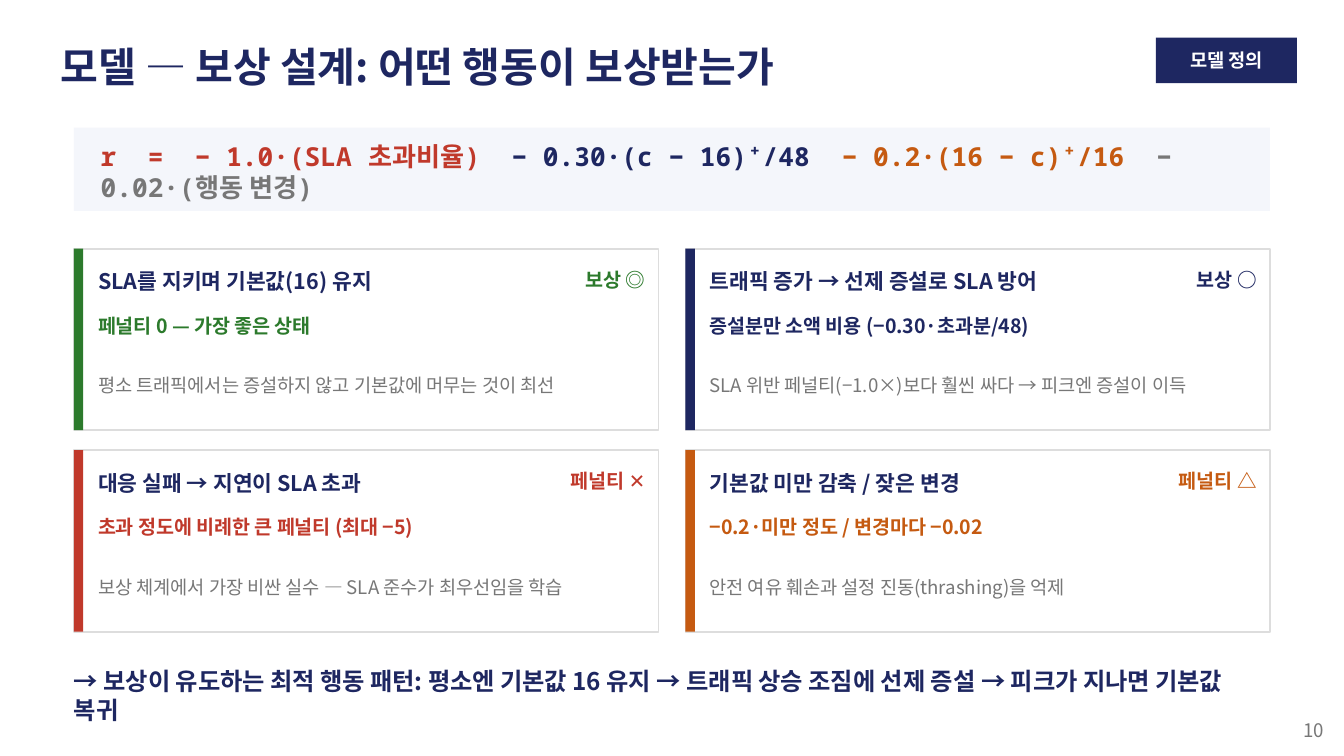
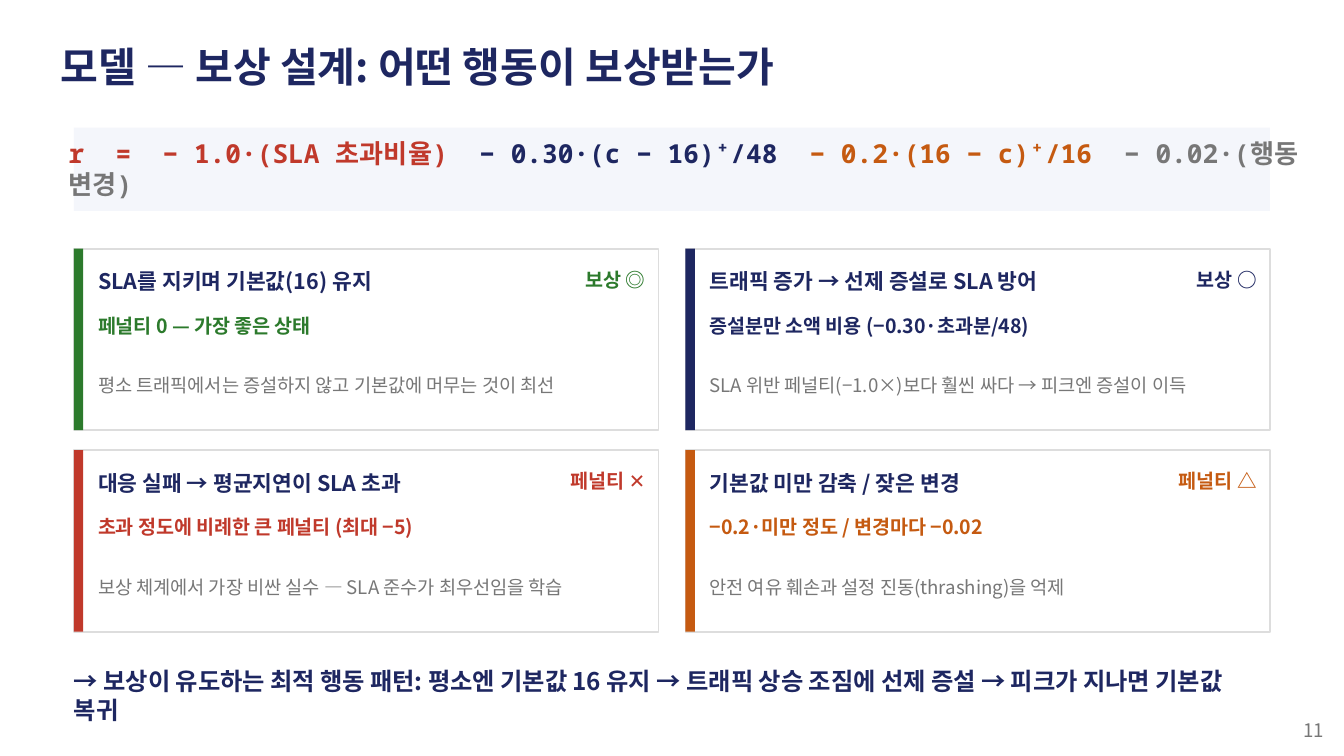
Before and after one commit to zzangdol1029/reinforce, a slide deck: slide 11 of autoscaling-rl/autoscaling_rl_발표.pptx (slide 10 before the commit). Drawn at 1344x756 pixels with LibreOffice and Linux fonts; fonts in the diff are those of the drawing. Boxes give left, top, right and bottom in pixels: in the first picture for what was removed or moved away, otherwise in the second. Text is boxed around its words. In the diff, an @@ line names an element or a change of style, - is before the commit and + after.

```diff
--- a/autoscaling-rl/autoscaling_rl_발표.pptx
+++ b/autoscaling-rl/autoscaling_rl_발표.pptx
@@ rectangle removed at [1156,38,1297,83] @@
@@ text removed at [1190,51,1263,69] @@
-모델 정의
@@ text "r = − 1.0·(SLA 초과비율) ..." rewrapped from [101,144,1124,692] to [69,141,1299,168] @@
@@ text at [98,473,402,493]: text changed @@
-대응 실패 → 지연이 SLA 초과
+대응 실패 → 평균지연이 SLA 초과
@@ text at [1303,723,1324,737]: text changed @@
-10
+11
```
Also in this commit, not shown: 24 other slides changed, 3 slides added, 1 slide removed, 2 other files.
